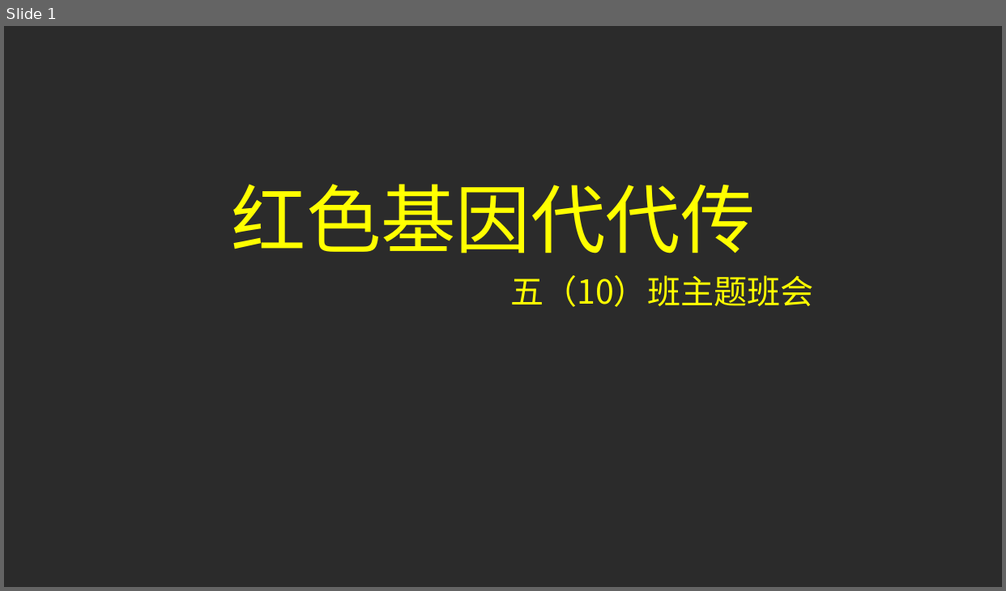
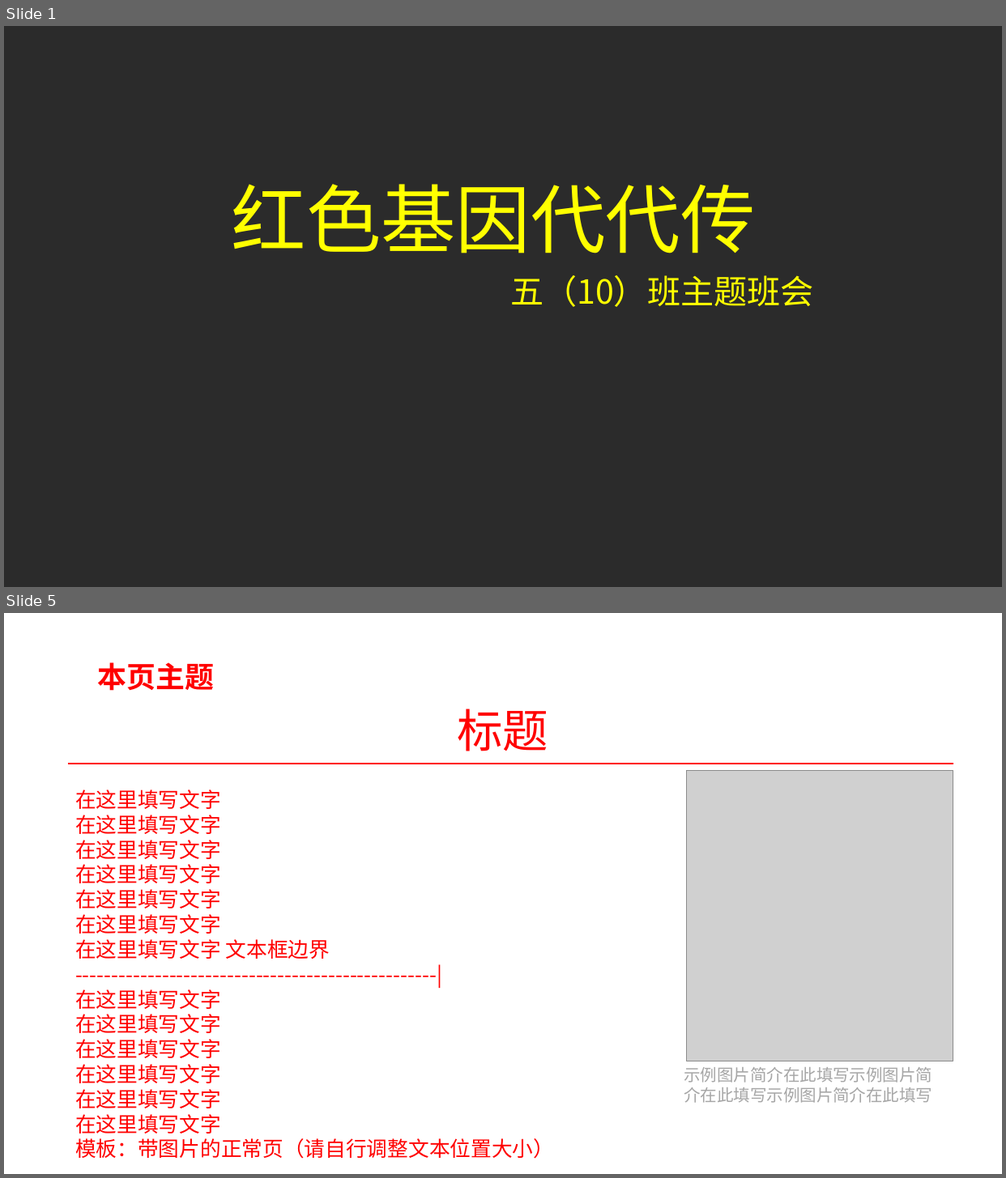
Before and after one commit to RenJian000/website, a slide deck: mine/PPTs/班会.pptx. Shown one above the other, each under a label of ours: slide 1 before the commit, slides 1 and 5 after it; the slides between them are not shown. The pictures are 1006x591 and 1006x1178 pixels, drawn with LibreOffice and Linux fonts; fonts in the diff are those of the drawing; grey boxes stand for pictures; background and template pictures are left out; a plain dark background stands for a picture behind light text. Boxes give left, top, right and bottom in pixels: in the first picture for what was removed or moved away, otherwise in the second. Text is boxed around its words. In the diff, an @@ line names an element or a change of style, - is before the commit and + after.

```diff
--- a/mine/PPTs/班会.pptx
+++ b/mine/PPTs/班会.pptx
@@ slide 5 added at <box>4,613,1002,1174</box>, background picture (left out) @@
@@ text added at <box>98,662,215,691</box>, 28 pt, text #FF0000, bold @@
+本页主题
@@ text added at <box>457,709,548,752</box>, 44 pt, text #FF0000 @@
+标题
@@ line added from (68, 764) to (953, 764), #FF0000 2 pt @@
@@ picture added at <box>687,771,953,1062</box> @@
@@ text added at <box>75,790,554,1159</box>, 20 pt, text #FF0000 @@
+在这里填写文字
+在这里填写文字
+在这里填写文字
+在这里填写文字
+在这里填写文字
+在这里填写文字
+在这里填写文字 文本框边界 --------------------------------------------------|
+在这里填写文字
+在这里填写文字
+在这里填写文字
+在这里填写文字
+在这里填写文字
+在这里填写文字
+模板：带图片的正常页（请自行调整文本位置大小）
@@ text added at <box>684,1067,932,1103</box>, 16 pt, text #A6A6A6 @@
+示例图片简介在此填写示例图片简介在此填写示例图片简介在此填写
```
Also in this commit, not shown: 4 other slides added, 1 slide removed.
